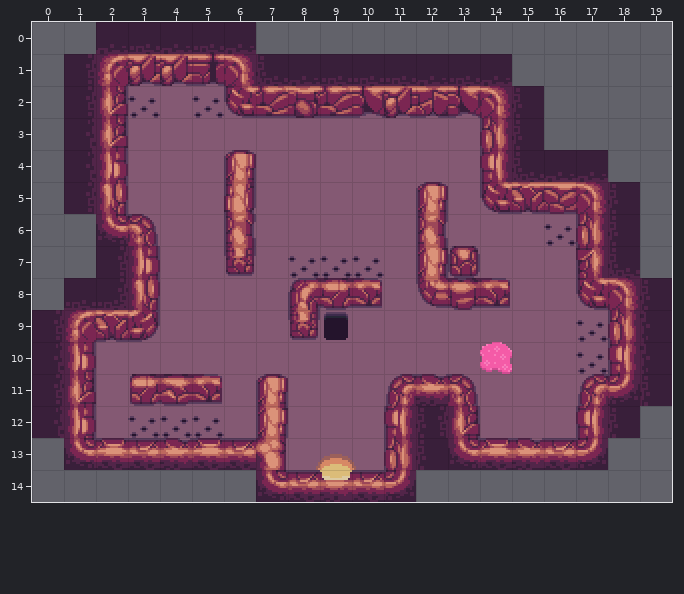
Tiled map -- assets/maps/chapters/sergejdemo/Level_Demo12.tmx. Above is the file before it was changed.
Cells are 16x16 px. Shown: x 0..19, y 0..14.
The result:
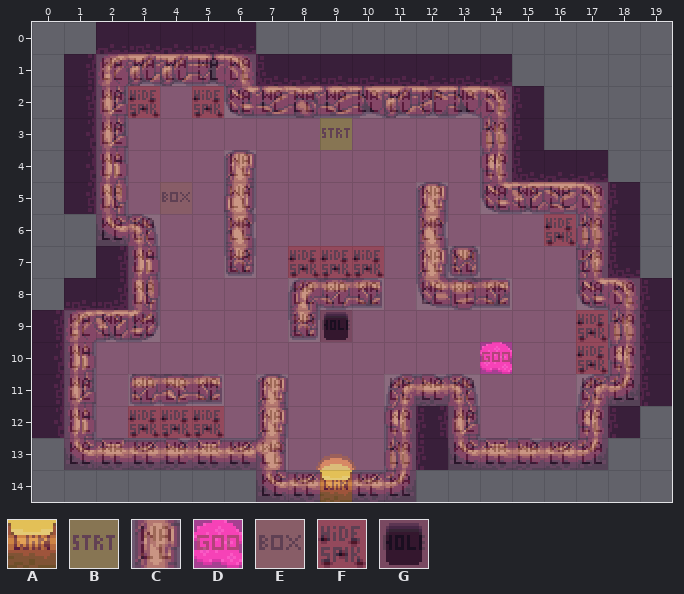
Key: from "GameplayTileset": A 0, B 1, C 2, D 5, E 10, F 13, G 17.
_ is an empty cell.
Tiles of an added or newly shown layer are drawn over the layers below it.
See-through tiles are keyed as they look on the map.
The exact change:
Layer "Gameplay" (now shown):
There is now tile A in row 14 at x 9.
There is now tile B in row 3 at x 9.
There is now tile C in row 1 at x 2 to 6; in row 2 at x 2 and 6 to 14; in row 3 at x 2 and 14; in row 4 at x 2, 6 and 14; in row 5 at x 2, 6, 12 and 14 to 17; in row 6 at x 2 to 3, 6, 12 and 17.
There is now tile C in row 7 at x 3, 6, 12 to 13 and 17; in row 8 at x 3, 8 to 10, 12 to 14 and 17 to 18; in row 9 at x 1 to 3, 8 and 18; in row 10 at x 1 and 18; in row 11 at x 1, 3 to 5, 7, 11 to 13 and 17 to 18; in row 12 at x 1, 7, 11, 13 and 17.
There is now tile C in row 13 at x 1 to 7, 11 and 13 to 17; in row 14 at x 7 to 8 and 10 to 11.
There is now tile D in row 10 at x 14.
There is now tile E in row 5 at x 4.
There is now tile F in row 2 at x 3 and 5; in row 6 at x 16; in row 7 at x 8 to 10; in rows 9 to 10 at x 17; in row 12 at x 3 to 5.
There is now tile G in row 9 at x 9.
Boxes around the changes in both pictures, in picture pixels (x1, y1, x2, y2):
added: (64, 54, 640, 502)
